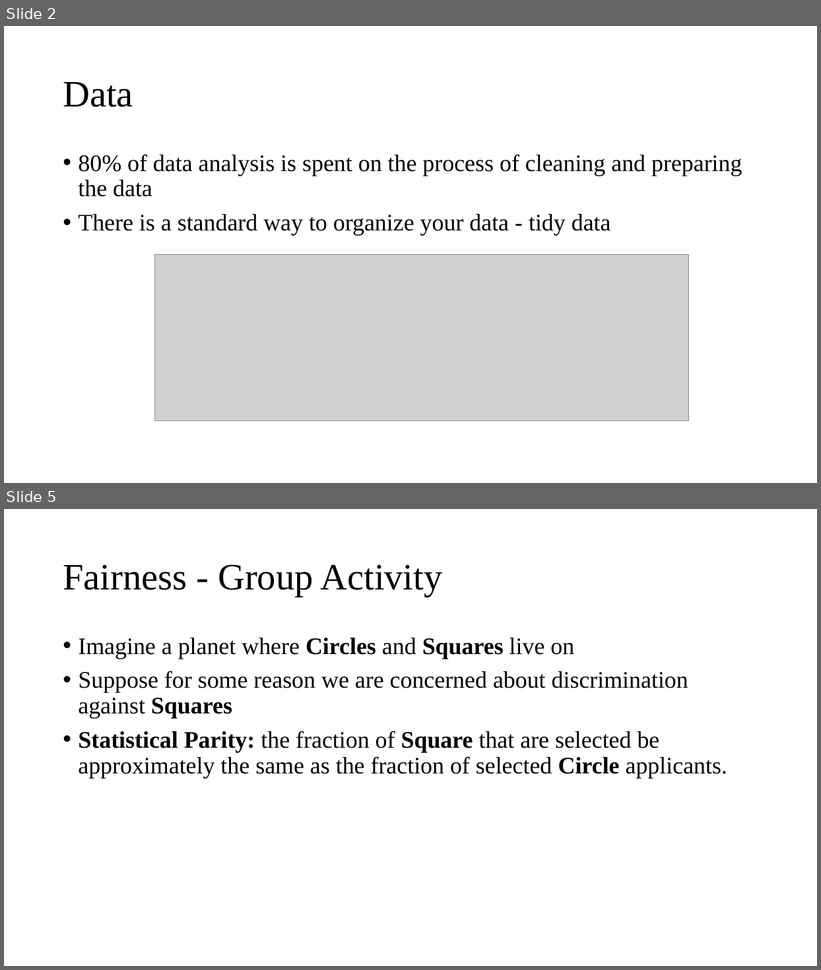
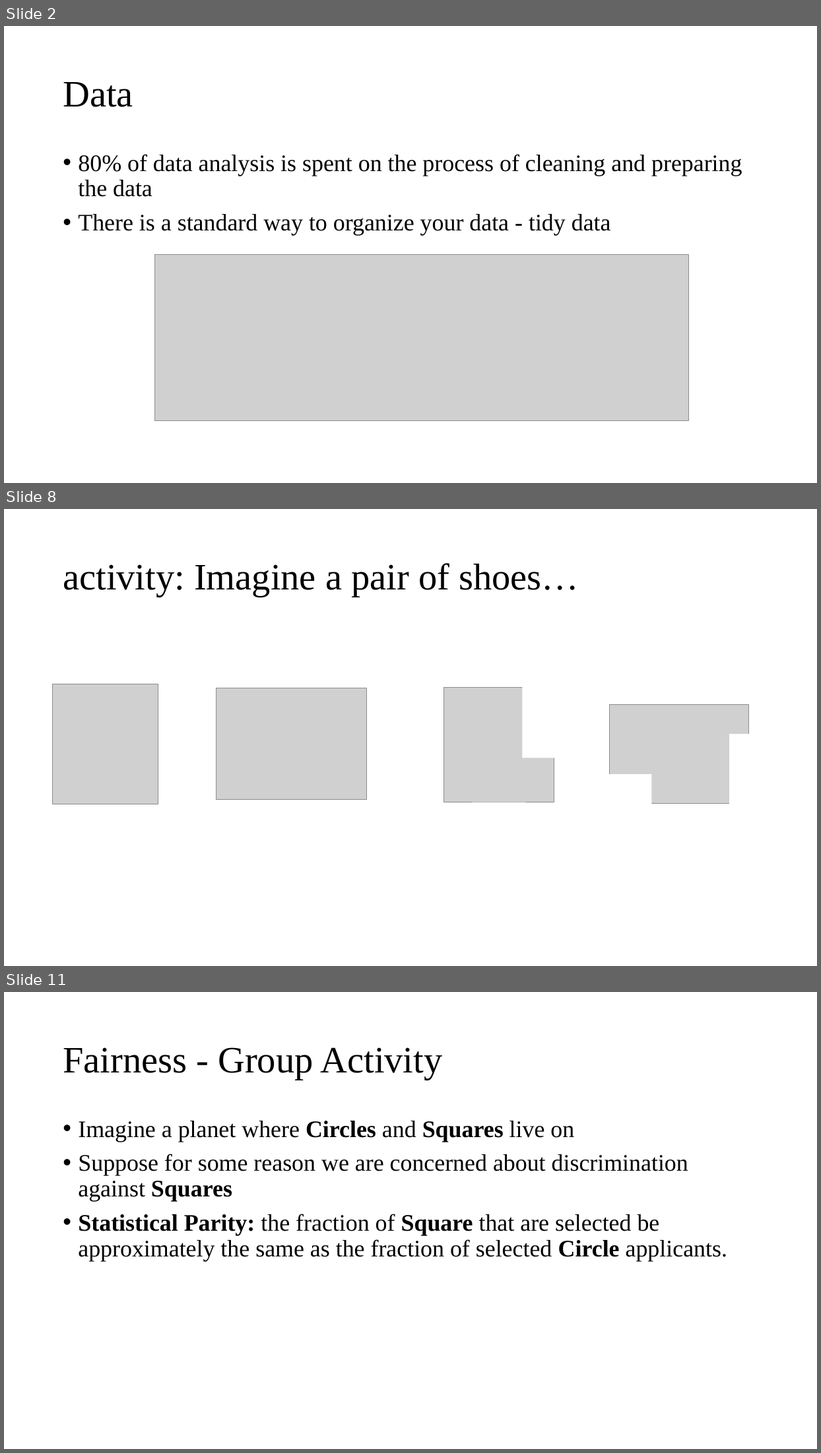
Before and after one commit to Amirosimani/Machine_Learning_Pratt, a slide deck: course slides/week_02.pptx. Shown one above the other, each under a label of ours: slides 2 and 5 before the commit, slides 2, 8 and 11 after it; the slides between them are not shown. The pictures are 821x970 and 821x1453 pixels, drawn with LibreOffice and Linux fonts; fonts in the diff are those of the drawing; grey boxes stand for pictures. Boxes give left, top, right and bottom in pixels: in the first picture for what was removed or moved away, otherwise in the second. Text is boxed around its words. In the diff, an @@ line names an element or a change of style, - is before the commit and + after.

```diff
--- a/course slides/week_02.pptx
+++ b/course slides/week_02.pptx
@@ slide 8 added at (x1=4, y1=509, x2=817, y2=966), background #FFFFFF @@
@@ title added at (x1=63, y1=563, x2=579, y2=597), 44 pt, text #000000 @@
+activity: Imagine a pair of shoes…
@@ picture added at (x1=52, y1=684, x2=158, y2=804) @@
@@ rectangle added at (x1=523, y1=673, x2=570, y2=758), fill #FFFFFF @@
@@ picture added at (x1=217, y1=689, x2=367, y2=800) @@
@@ picture added at (x1=444, y1=688, x2=555, y2=803) @@
@@ picture added at (x1=610, y1=705, x2=748, y2=804) @@
@@ rectangle added at (x1=730, y1=734, x2=789, y2=819), fill #FFFFFF @@
@@ rectangle added at (x1=592, y1=774, x2=652, y2=859), fill #FFFFFF @@
@@ what was slide 5 is now slide 11 @@
```
Also in this commit, not shown: 2 slides changed, 5 other slides added, 3 other files.
